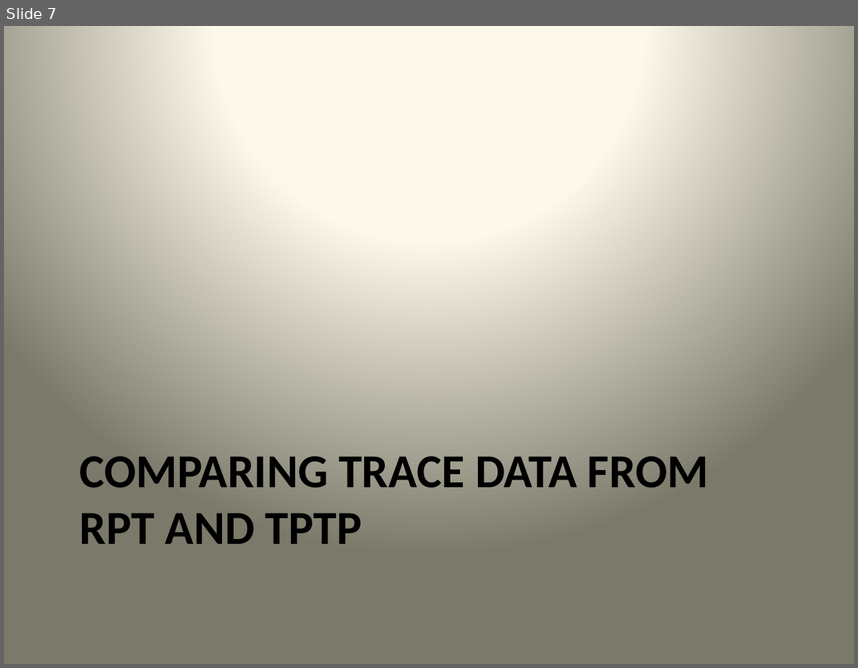
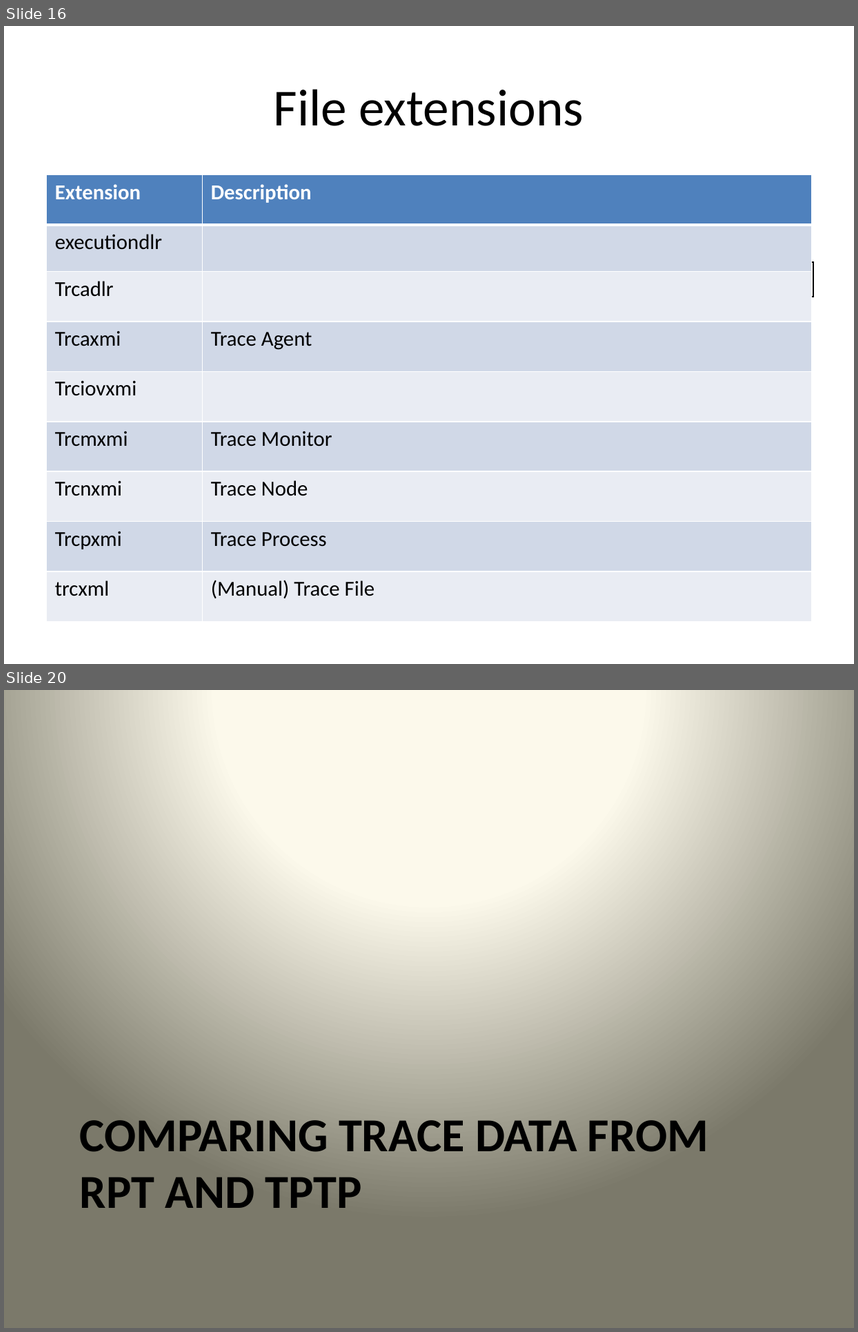
Before and after one commit to wsgan001/asegrp, a slide deck: papers/DRCPA/docs/PerfTest - Implementation.pptx. Shown one above the other, each under a label of ours: slide 7 before the commit, slides 16 and 20 after it; the slides between them are not shown. The pictures are 858x668 and 858x1332 pixels, drawn with LibreOffice and Linux fonts; fonts in the diff are those of the drawing. Boxes give left, top, right and bottom in pixels: in the first picture for what was removed or moved away, otherwise in the second. Text is boxed around its words. In the diff, an @@ line names an element or a change of style, - is before the commit and + after.

```diff
--- a/papers/DRCPA/docs/PerfTest - Implementation.pptx
+++ b/papers/DRCPA/docs/PerfTest - Implementation.pptx
@@ slide 16 added at <box>4,26,854,664</box>, background #FFFFFF @@
@@ title added at <box>274,89,584,126</box>, 44 pt, text #000000 @@
+File extensions
@@ table added at <box>47,175,811,621</box>, 9 rows, 2 columns @@
+Extension | Description
+executiondlr | 
+Trcadlr | 
+Trcaxmi | Trace Agent
+Trciovxmi | 
+Trcmxmi | Trace Monitor
+Trcnxmi | Trace Node
+Trcpxmi | Trace Process
+trcxml | (Manual) Trace File
@@ table added at <box>47,262,813,296</box>, 1 rows, 1 columns @@
+
@@ what was slide 7 is now slide 20 @@
```
Also in this commit, not shown: 5 slides changed, 13 other slides added, 1 slide removed, 3 other files.
